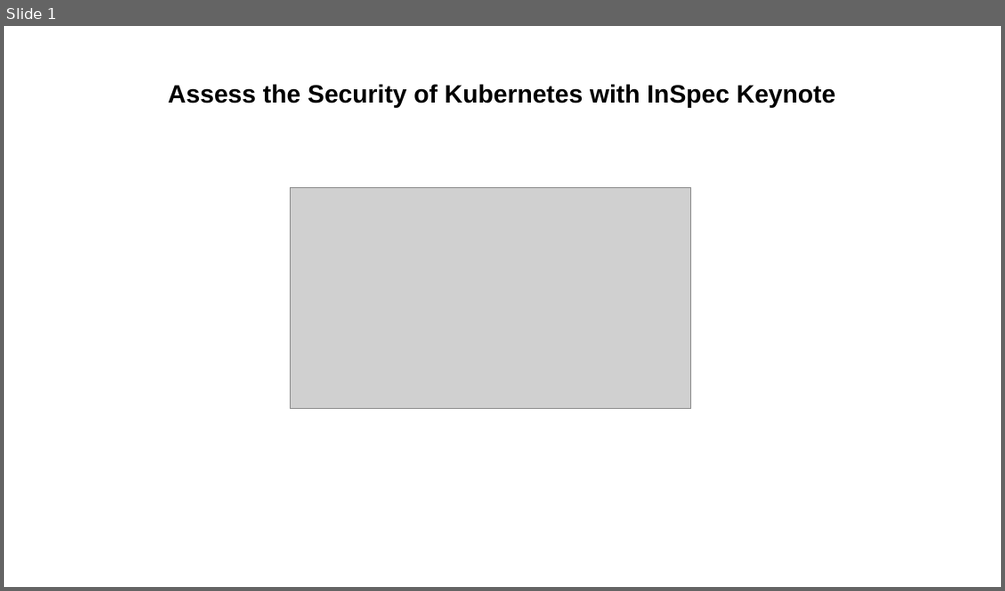
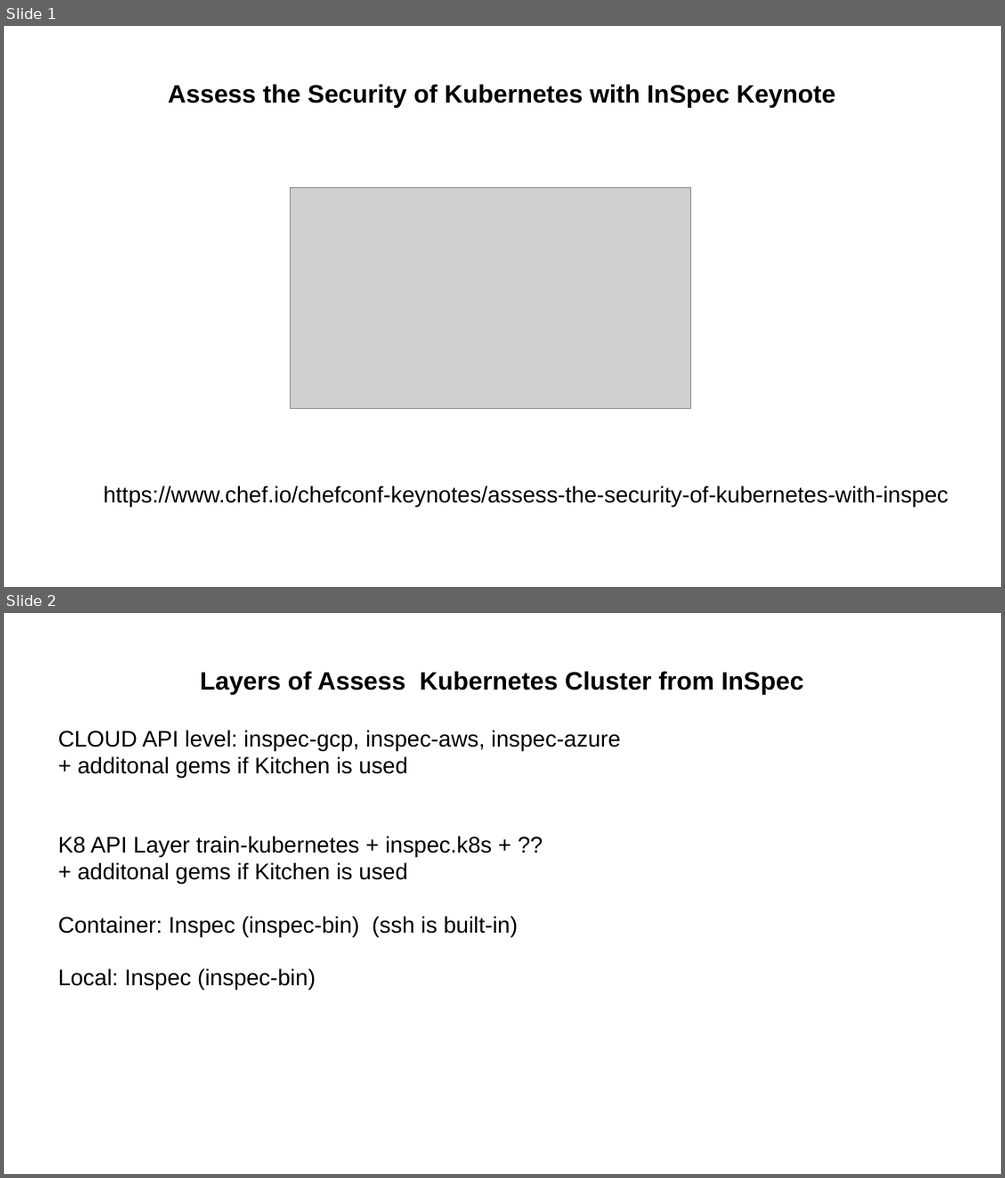
Before and after one commit to sergueik/springboot_study, a slide deck: basic-terraform/gcp/gke-mini/slides.ppt. Shown one above the other, each under a label of ours: slide 1 before the commit, slides 1 and 2 after it. The pictures are 1005x591 and 1005x1178 pixels, drawn with LibreOffice and Linux fonts; fonts in the diff are those of the drawing; grey boxes stand for pictures. Boxes give left, top, right and bottom in pixels: in the first picture for what was removed or moved away, otherwise in the second. Text is boxed around its words. In the diff, an @@ line names an element or a change of style, - is before the commit and + after.

Commit message:
updated slides

```diff
--- a/basic-terraform/gcp/gke-mini/slides.ppt
+++ b/basic-terraform/gcp/gke-mini/slides.ppt
@@ slide 2 added at (4, 613, 1001, 1174), background #FFFFFF @@
@@ title added at (200, 671, 804, 695), 20 pt, text #000000, bold @@
+Layers of Assess Kubernetes Cluster from InSpec
@@ text added at (58, 730, 620, 990), 18 pt, text #000000 @@
+CLOUD API level: inspec-gcp, inspec-aws, inspec-azure
++ additonal gems if Kitchen is used
+K8 API Layer train-kubernetes + inspec.k8s + ??
++ additonal gems if Kitchen is used
+Container: Inspec (inspec-bin) (ssh is built-in)
+Local: Inspec (inspec-bin)
@@ slide 1 changed as well @@
@@ text added at (104, 485, 948, 507), 18 pt, text #000000 @@
+https://www.chef.io/chefconf-keynotes/assess-the-security-of-kubernetes-with-inspec
```
Also in this commit, not shown: 3 other files.
